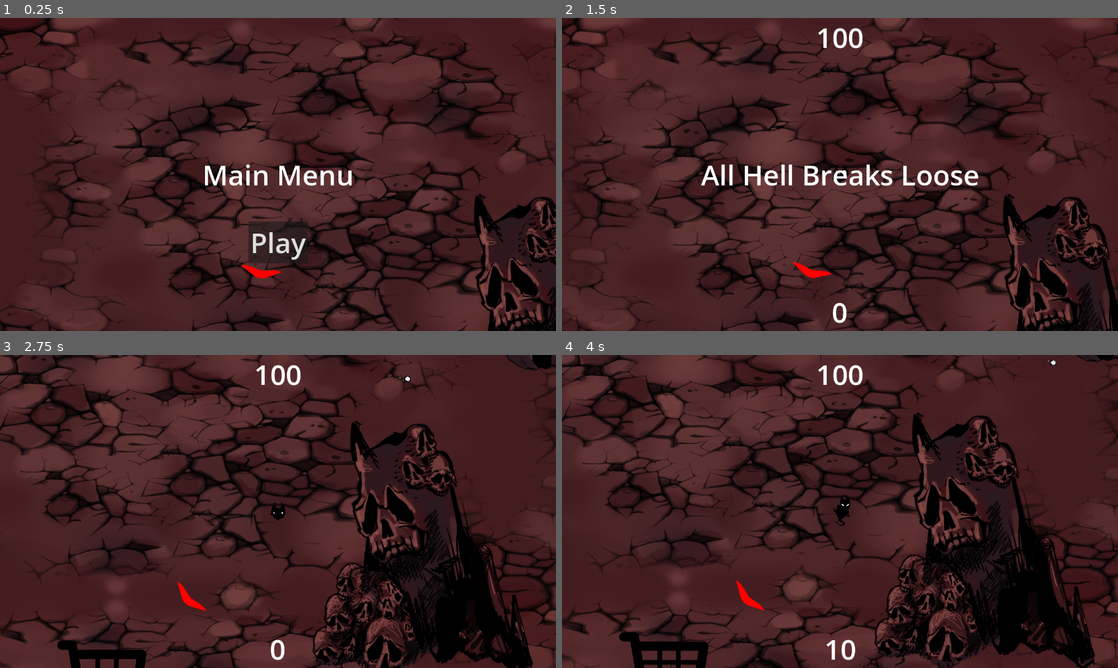
Above: before the commit, frames 1-4 (two rows, left to right).
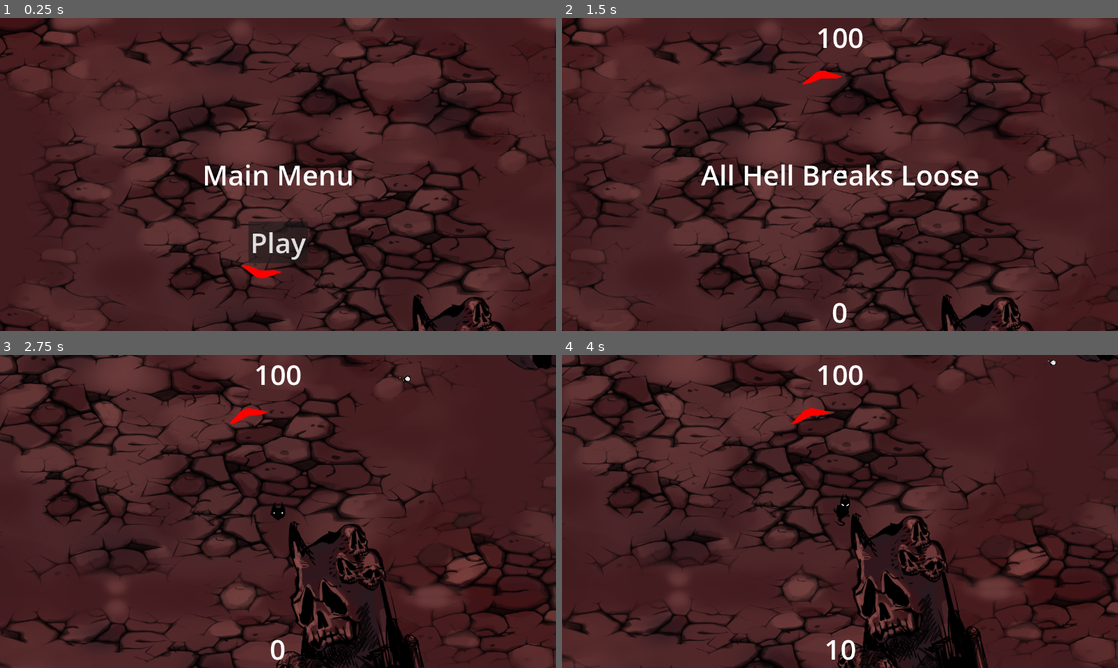
Above: after the commit, the same moments.

Repository: Evanev7/stellub
Game: Godot game, scene res://scenes/levels/main.tscn
The game is run twice, just before and just after one commit, with the same random seed, the same clock (stepped at 60 frames per second) and the same inputs. The engine's default icon, where the game draws it, is replaced by a stand-in: a white triangle on a blue panel in a dark square.
Inputs (mouse positions are in pixels of both pictures, inside the frame that each line leads up to):
- Up to frame 1 (0.25 s): no input
- Up to frame 2 (1.5 s): click "Play" at 0.5 s; tap Enter at 1.25 s; move the mouse to (962, 158) at 1.27 s; hold D (move_right) from 1.28 s (still down); click (962, 158) at 1.35 s
- Up to frame 3 (2.75 s): move the mouse to (166, 527) at 2.02 s; release D (move_right) at 2.03 s; hold S (move_down) from 2.03 s (still down); tap Shift (walk) at 2.1 s
- Up to frame 4 (4 s): move the mouse to (895, 442) at 2.77 s; release S (move_down) at 2.78 s; hold D (move_right) 2.78-3.5 s; hold R 2.78-3.5 s; click "Shot spread decrease" at 3.5 s

The runs differ from the first frame. In frame 1, 5.1% of the frame differs, in the area x 74-100%, y 56-100%; in frame 2, 6.5%; in frame 3, 17%; in frame 4, 18%, in the area x 10-96%, y 16-100%.

Commit message:
Added shop art, randomise terrain size and direction

Diff:
--- a/scenes/objects/pickup.tscn
+++ b/scenes/objects/pickup.tscn
@@ -36,7 +36,7 @@
 position = Vector2(0, -13)
 scale = Vector2(0.05, 0.05)
 sprite_frames = SubResource("SpriteFrames_uigp4")
-frame_progress = 0.276519
+frame_progress = 0.94902
 
 [node name="CollisionShape2D" type="CollisionShape2D" parent="."]
 scale = Vector2(1.5, 1.5)
--- a/scenes/objects/shop.tscn
+++ b/scenes/objects/shop.tscn
@@ -1,8 +1,29 @@
-[gd_scene load_steps=2 format=3 uid="uid://cp7lho542gmeu"]
+[gd_scene load_steps=5 format=3 uid="uid://cp7lho542gmeu"]
 
-[ext_resource type="Texture2D" uid="uid://dmt4xfkah372h" path="res://art/objects/shop-temp.png" id="1_icqde"]
+[ext_resource type="Texture2D" uid="uid://b7im0npiawyyl" path="res://art/objects/shop_closed_temp.png" id="1_q80nc"]
+[ext_resource type="Texture2D" uid="uid://vr1crqammxvo" path="res://art/objects/shop_open_temp.png" id="2_kfiwc"]
+
+[sub_resource type="CircleShape2D" id="CircleShape2D_ylayl"]
+radius = 2152.21
+
+[sub_resource type="CircleShape2D" id="CircleShape2D_u23kn"]
+radius = 366.27
 
 [node name="Shop" type="Node2D"]
+scale = Vector2(0.25, 0.25)
 
-[node name="Shop" type="Sprite2D" parent="."]
-texture = ExtResource("1_icqde")
+[node name="Shop_Closed" type="Sprite2D" parent="."]
+texture = ExtResource("1_q80nc")
+
+[node name="Shop_Open" type="Sprite2D" parent="."]
+visible = false
+position = Vector2(-68, -230)
+texture = ExtResource("2_kfiwc")
+
+[node name="Area2D" type="Area2D" parent="."]
+
+[node name="OpenArea" type="CollisionShape2D" parent="Area2D"]
+shape = SubResource("CircleShape2D_ylayl")
+
+[node name="InteractArea" type="CollisionShape2D" parent="Area2D"]
+shape = SubResource("CircleShape2D_u23kn")
--- a/scripts/main.gd
+++ b/scripts/main.gd
@@ -82,6 +82,13 @@
 	$HUD.show_health(GameState.player.hp)
 	$HUD.show_score(GameState.player.score)
 
+	move_shop()
+
+
+func move_shop():
+	$YSort/Shop.position = Vector2($YSort/Shop.position.x, GameState.player.position.y - 1000)
+
+
 #	create_spawn_timers()
 #
 #func create_spawn_timers():
--- a/scripts/terrain_generator.gd
+++ b/scripts/terrain_generator.gd
@@ -49,6 +49,10 @@
 			var object = objects[index].instantiate()
 			object.add_to_group("terrain")
 			object.position = coords
+			var random = randf_range(0.9, 1.3)
+			var flip_direction = randi() % 2 == 0
+			object.scale = Vector2(random, random)
+			object.get_node("StaticBody2D/Sprite2D").flip_h = flip_direction
 			ysorter.add_child(object)
 
 
Binary file added: art/objects/shop_closed_temp.png
Not shown, added: art/objects/shop_closed_temp.png.import
Binary file added: art/objects/shop_open_temp.png
Not shown, added: art/objects/shop_open_temp.png.import
